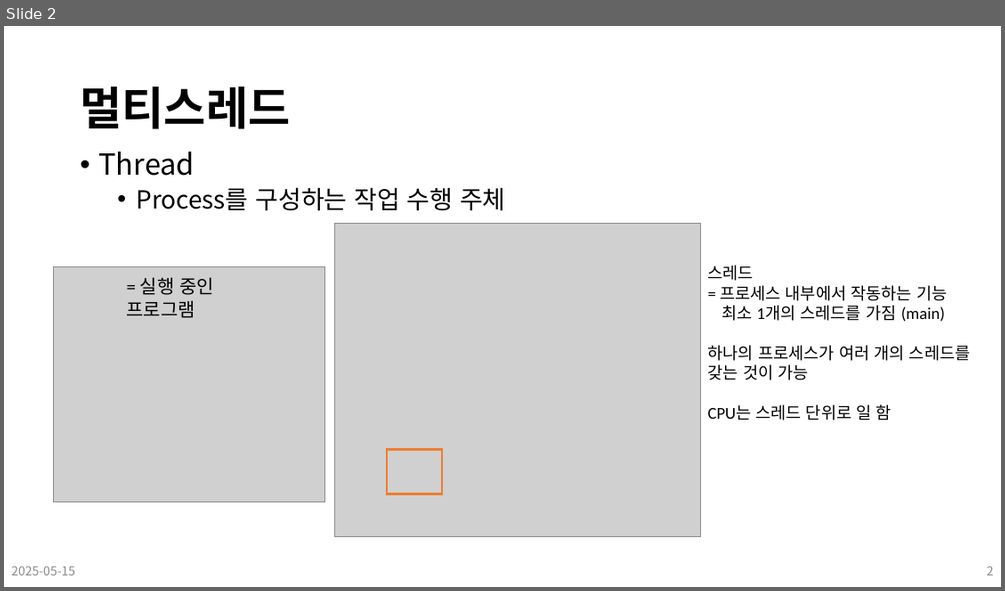
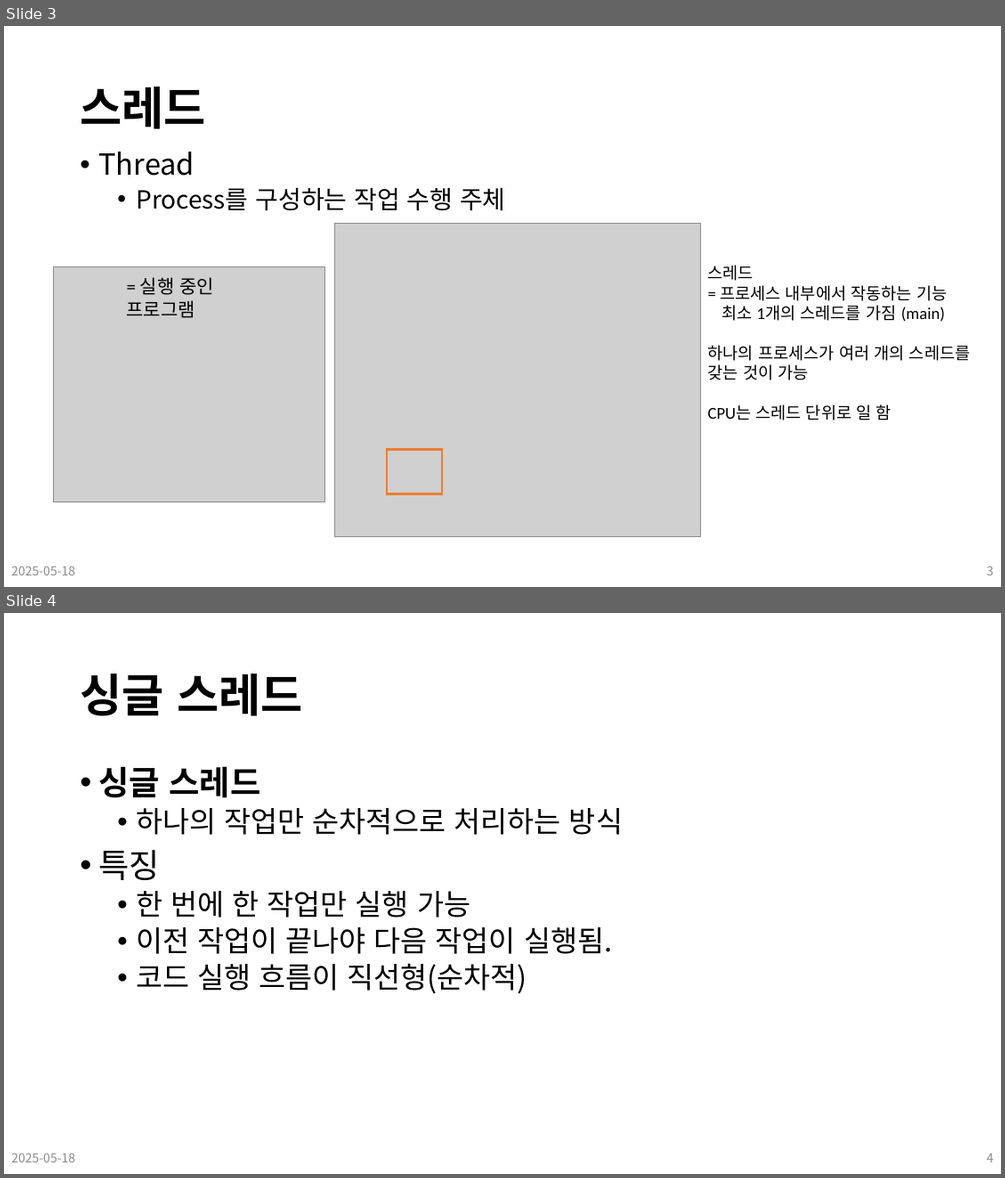
Before and after one commit to Leader-Lesson/KDT_SF_Short_5th, a slide deck: material/16_CSharp_심화문법 (멀티스레드).pptx. Shown one above the other, each under a label of ours: slide 2 before the commit, slides 3 and 4 after it. The pictures are 1005x591 and 1005x1178 pixels, drawn with LibreOffice and Linux fonts; fonts in the diff are those of the drawing; grey boxes stand for pictures; background and template pictures are left out. Boxes give left, top, right and bottom in pixels: in the first picture for what was removed or moved away, otherwise in the second. Text is boxed around its words. In the diff, an @@ line names an element or a change of style, - is before the commit and + after.

```diff
--- a/material/16_CSharp_심화문법 (멀티스레드).pptx
+++ b/material/16_CSharp_심화문법 (멀티스레드).pptx
@@ slide 4 added at <box>4,613,1001,1174</box>, background #FFFFFF @@
@@ title added at <box>80,674,303,716</box>, 44 pt, text #000000, bold @@
+싱글 스레드
@@ text added at <box>98,766,623,993</box>, 28 pt, text #000000 @@
+• 싱글 스레드
+  • 하나의 작업만 순차적으로 처리하는 방식
+• 특징
+  • 한 번에 한 작업만 실행 가능
+  • 이전 작업이 끝나야 다음 작업이 실행됨.
+  • 코드 실행 흐름이 직선형(순차적)
@@ text added at <box>11,1152,75,1162</box>, 12 pt, text #8C8C8C @@
+2025-05-18
@@ page number added at <box>987,1153,994,1162</box>, 12 pt, text #8C8C8C @@
+4
@@ what was slide 2 is now slide 3 @@
@@ slide 3 changed as well @@
@@ title at <box>80,87,206,129</box>: text changed @@
-멀티스레드
+스레드
@@ text at <box>11,565,75,575</box>: text changed @@
-2025-05-15
+2025-05-18
@@ page number at <box>987,565,994,575</box>: text changed @@
-2
+3
```
Also in this commit, not shown: 23 other slides changed, 2 other slides added, 27 other files.
